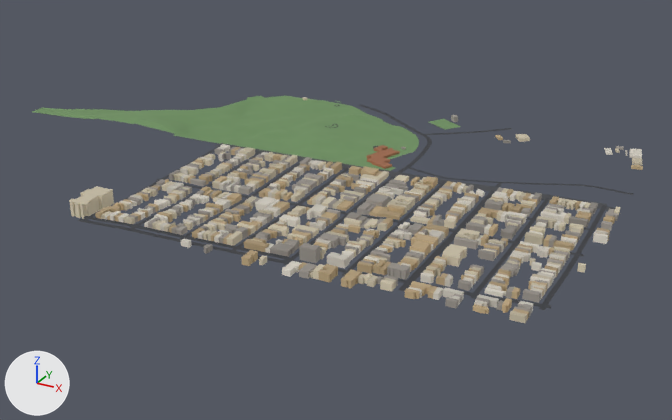
The glTF model public/tiles/tile_6_14.glb: old version first, new version second.
Both versions are drawn from a camera (50 mm lens) standing at (-1301.0, -4119.0, 709.0) and looking at (-2089.0, -2686.0, -8.0). Every picture has the same lights, and +X, +Y and +Z are marked at lower left. The first picture is the older version. Where no turn or scale is listed for an object, it has been applied to the vertices.

Names of what the first picture shows: 'bld_6_14', 'grn_6_14', 'road_6_14'.
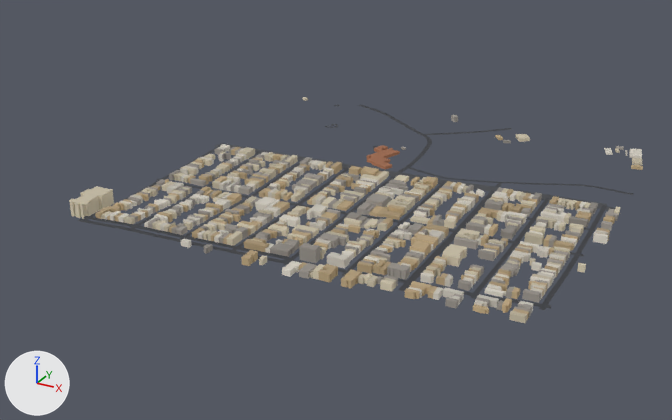
Where the change shows, as pixel boxes (x1, y1, x2, y2) in the pictures (672 x 420 px):
'grn_6_14', deleted (green)
    before: (32, 96, 461, 171)

Diff of the bpy script that builds the scene:
```diff
--- a/public/tiles/tile_6_14.glb.py
+++ b/public/tiles/tile_6_14.glb.py
@@ ob_grn_6_14 @@
-ob_grn_6_14 = bpy.data.objects.new('grn_6_14', me_grn_6_14)
-ob_grn_6_14.location = (-2424.0, -2497.0, 74.0)
```
